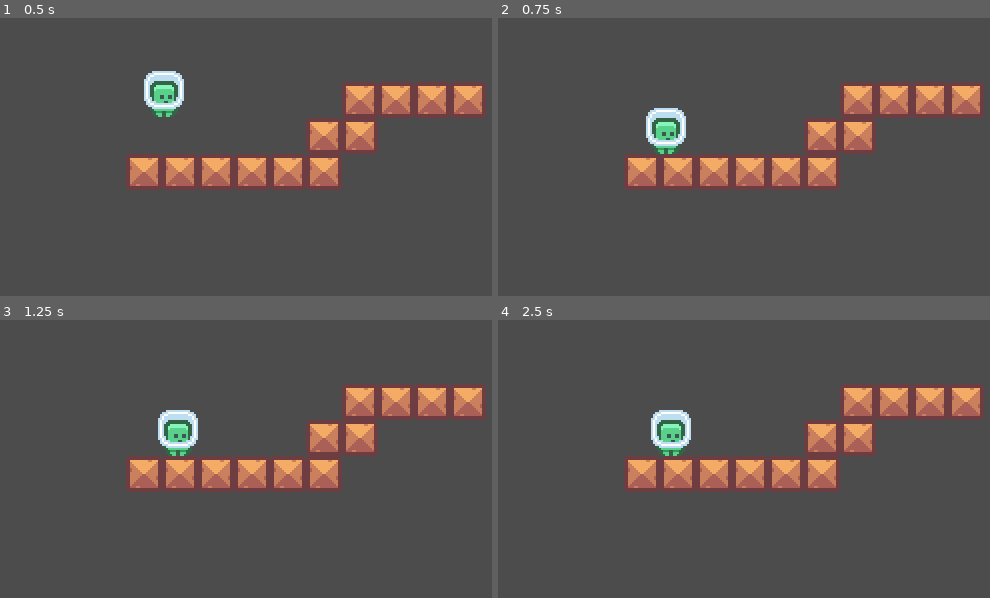
Above: before the commit, frames 1-4 (two rows, left to right).
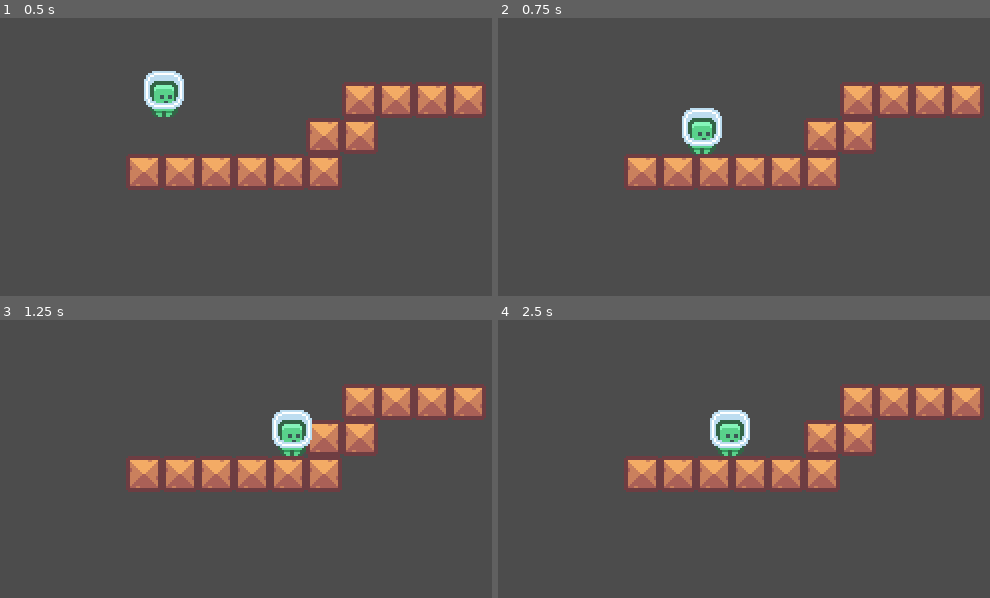
Above: after the commit, the same moments.

Repository: Kapioga/Pixel-Platformer-Tutorial
Game: Godot game, scene res://World.tscn
Two runs of this game, one before a commit and one after it. Both use one fixed random seed, a clock stepped at 60 frames per second and the inputs below.
Inputs:
- Up to frame 1 (0.5 s): no input
- Up to frame 2 (0.75 s): hold Right (ui_right) from 0.53 s (still down)
- Up to frame 3 (1.25 s): keep holding Right (ui_right)
- Up to frame 4 (2.5 s): release Right (ui_right) at 1.28 s; hold Left (ui_left) 1.28-2.03 s; hold Right (ui_right) from 2.03 s (still down)

Frame 1 is identical in both runs. In frame 2, 2.2% of the frame differs, in the area x 30-46%, y 32-49%; in frame 3, 2.3%, in the area x 32-64%, y 32-49%; in frame 4, 2.3%.

Commit message:
player update

Diff:
--- a/Player.gd
+++ b/Player.gd
@@ -9,10 +9,16 @@
 #Every physics frame in game
 func _physics_process(delta):
 	velocity.y +=2
+
 	#Buttons
-	if Input.is_action_just_pressed("ui_right"):
-		velocity.x=10
-	elif Input.is_action_just_pressed("ui_left"):
-		velocity.x=-10
+	if Input.is_action_pressed("ui_right"):
+		velocity.x=100
+	elif Input.is_action_pressed("ui_left"):
+		velocity.x=-100
+	else:
+		velocity.x=0
+
+	if Input.is_action_just_pressed("ui_up"):
+		velocity.y=-100
 
 	velocity = move_and_slide(velocity) #Moves character and detects collisions/Gravity
